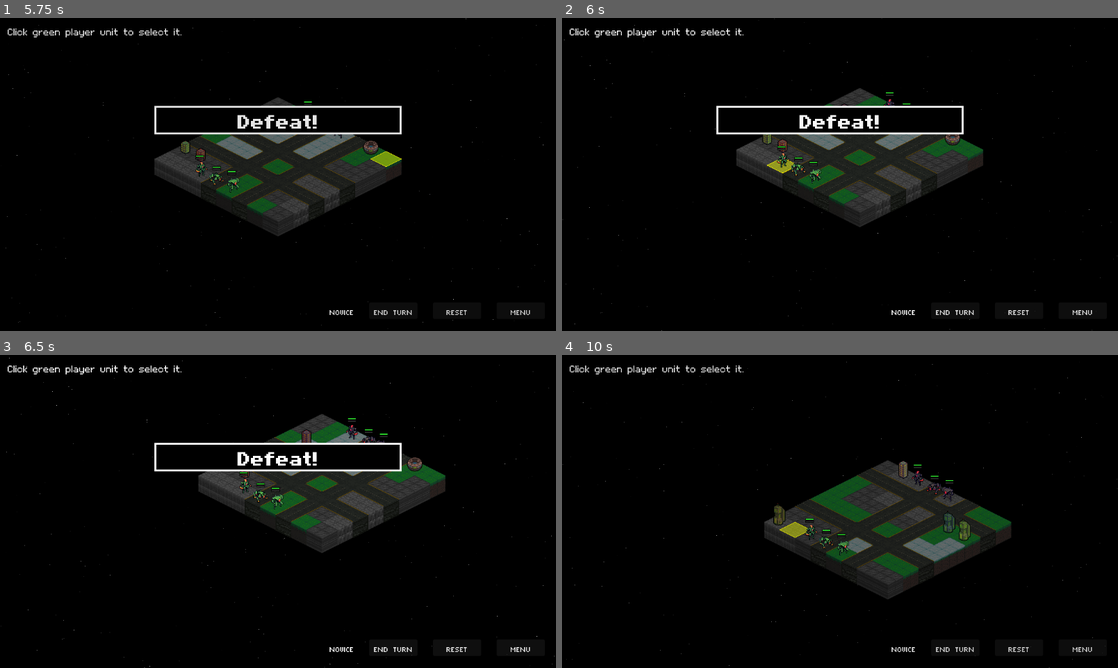
Above: before the commit, frames 1-4 (two rows, left to right).
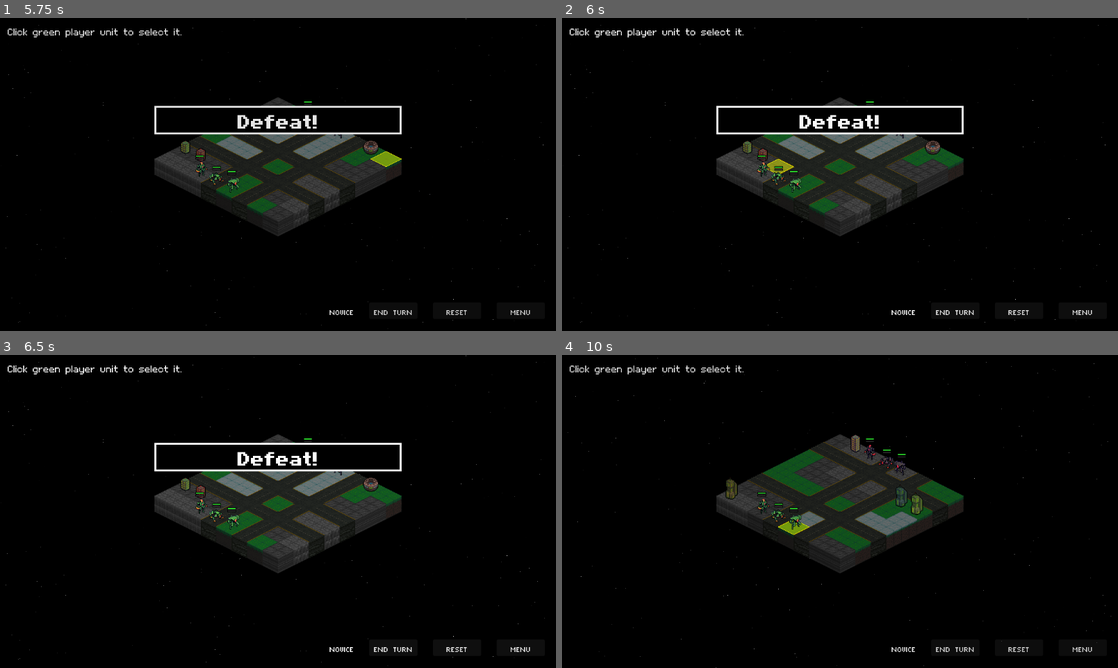
Above: after the commit, the same moments.

Repository: Tekknobot/Terrain
Game: Godot game, scene res://Scenes/TitleScreen.tscn
Same seed, same stepped clock (60 frames per second), same inputs: the game is played once before the commit and once after it.
Inputs (mouse positions are in pixels of both pictures, inside the frame that each line leads up to):
- Up to frame 1 (5.75 s): click "PLAY" at 0.5 s; click "END TURN" at 1.25 s; click "END TURN" at 2 s; click "END TURN" at 2.75 s; click "Menu" at 3.5 s; click "PLAY" at 4.25 s; tap Enter (ui_accept) at 5, 5.27 s; move the mouse to (400, 158) at 5.02 s; click (400, 158) at 5.17 s
- Up to frame 2 (6 s): drag from (728, 190) to (873, 124) at 5.77 s
- Up to frame 3 (6.5 s): no input
- Up to frame 4 (10 s): click "RESET" at 6.5 s; move the mouse to (895, 442) at 7.27 s; click (895, 442) at 7.42 s; drag from (812, 574) to (912, 442) at 8.02 s; tap Enter (ui_accept) at 8.75, 9.02 s; move the mouse to (1006, 558) at 8.77 s; click (1006, 558) at 8.92 s; drag from (673, 464) to (795, 530) at 9.52 s

Frame 1 is identical in both runs. In frame 2, 6.1% of the frame differs, in the area x 0-100%, y 0-100%; in frame 3, 8.2%; in frame 4, 11%.
Error in both runs: Invalid access to property or key 'process_frame' on a base object of type 'null instance'. (res://Scripts/Unit.gd:165)

Commit message:
Add camera shake.

Diff:
--- a/Scripts/Camera2D.gd
+++ b/Scripts/Camera2D.gd
@@ -17,14 +17,22 @@
 var pinch_initial_distance := 0.0
 var pinch_initial_zoom_index := 0
 
+# Camera shake variables
+var shake_amount := 0.0
+var shake_decay := 5.0
+var original_position := Vector2.ZERO
+
+
 func _ready():
 	# Load the saved zoom index from GameData.
-	GameData.load_settings()  # Make sure this function prints a debug message if needed.
+	GameData.load_settings()
 	current_zoom_index = GameData.current_zoom_index
+
 	# Set the camera's initial zoom.
 	zoom = zoom_levels[current_zoom_index]
 
 	set_process_unhandled_input(true)
+	set_process(true)
 
 	# Center the camera over the TileMap.
 	var tilemap = get_tree().get_current_scene().get_node("TileMap")
@@ -32,6 +40,10 @@
 	var grid_height = 8
 	var center_tile = Vector2(grid_width / 2, grid_height / 2)
 	global_position = tilemap.to_global(tilemap.map_to_local(center_tile))
+
+	# Store original position for shake
+	original_position = global_position
+
 
 func _unhandled_input(event):
 	# Desktop zooming via mouse wheel.
@@ -85,21 +97,39 @@
 				current_zoom_index = new_index
 				_zoom_camera()
 
+
 func _zoom_camera():
 	# Tween the camera's zoom from its current value to the target value.
 	var target_zoom = zoom_levels[current_zoom_index]
 	var tween = create_tween()
 	tween.tween_property(self, "zoom", target_zoom, 0.2).set_trans(Tween.TRANS_CUBIC)
 
-	# Debug‐print the index and actual zoom vector:
-	print("→ Camera zoom changed: index=", current_zoom_index,", zoom=", target_zoom)
+	print("→ Camera zoom changed: index=", current_zoom_index, ", zoom=", target_zoom)
 
 	# Save the new zoom index in GameData.
 	GameData.current_zoom_index = current_zoom_index
 	GameData.save_settings()
 
+
 func is_click_on_empty_tile() -> bool:
 	var tilemap = get_tree().get_current_scene().get_node("TileMap")
 	var mouse_pos = tilemap.get_global_mouse_position()
-	var clicked_tile = tilemap.local_to_map(tilemap.map_to_local(mouse_pos))
+	var clicked_tile = tilemap.local_to_map(tilemap.to_local(mouse_pos))
 	return tilemap.get_unit_at_tile(clicked_tile) == null
+
+
+func _process(delta):
+	# Camera shake effect
+	if shake_amount > 0:
+		var shake_offset = Vector2(
+			randf_range(-1.0, 1.0),
+			randf_range(-1.0, 1.0)
+		) * shake_amount
+		global_position = original_position + shake_offset
+		shake_amount = max(shake_amount - shake_decay * delta, 0.0)
+	else:
+		global_position = original_position
+
+
+func shake(amount: float) -> void:
+	shake_amount = amount
--- a/Scripts/Explosion.gd
+++ b/Scripts/Explosion.gd
@@ -14,5 +14,9 @@
 	# This ensures objects are layered correctly.
 	z_index = tile_pos.y + 1000
 
+	var camera = get_viewport().get_camera_2d()
+	if camera and camera.has_method("shake"):
+		camera.shake(5.0)  # Adjust intensity
+
 func _on_explosion_finished(anim_name):
 	queue_free()
